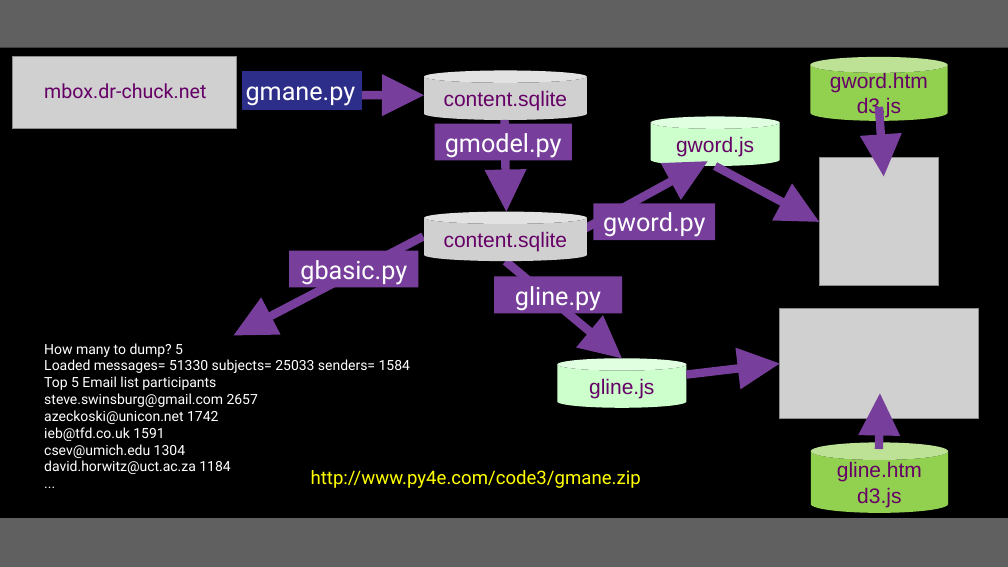
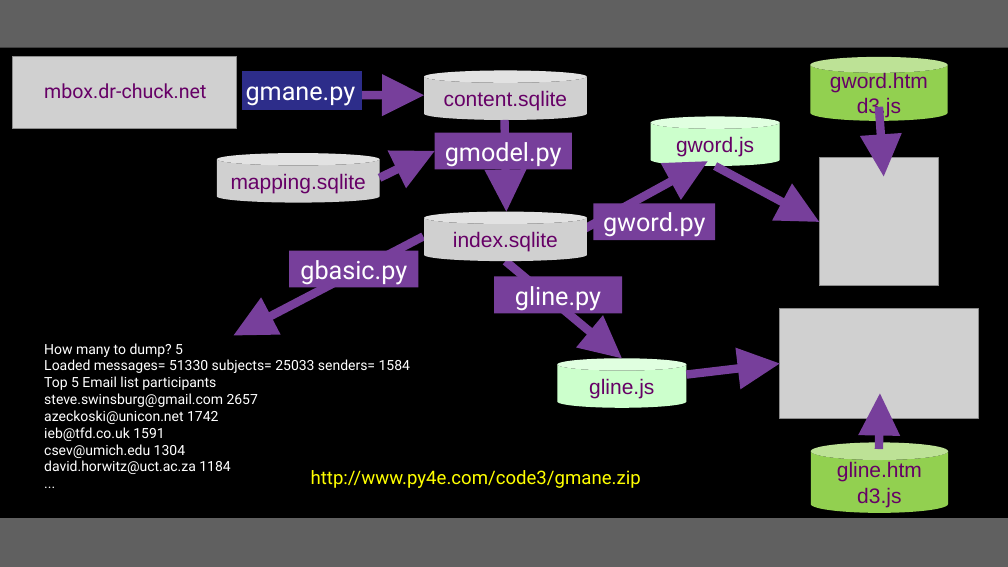
Before and after one commit to csev/py4e, a slide deck: slide 18 of lectures3/Pythonlearn-16-Data-Viz.pptx. Drawn at 1008x567 pixels with LibreOffice and Linux fonts; fonts in the diff are those of the drawing; grey boxes stand for pictures. Boxes give left, top, right and bottom in pixels: in the first picture for what was removed or moved away, otherwise in the second. Text is boxed around its words. In the diff, an @@ line names an element or a change of style, - is before the commit and + after.

```diff
--- a/lectures3/Pythonlearn-16-Data-Viz.pptx
+++ b/lectures3/Pythonlearn-16-Data-Viz.pptx
@@ rectangle "gmodel.py" moved from (x1=434, y1=124, x2=572, y2=161) to (x1=434, y1=132, x2=572, y2=169) @@
@@ picture added at (x1=217, y1=153, x2=379, y2=203), 15 pt, text #660066 @@
+mapping.sqlite
@@ arrow added from (380, 177) to (434, 151), #773F9B 6 pt @@
@@ text in picture at (x1=453, y1=231, x2=558, y2=252): text changed @@
-content.sqlite
+index.sqlite
```
Also in this commit, not shown: 1 other file.
